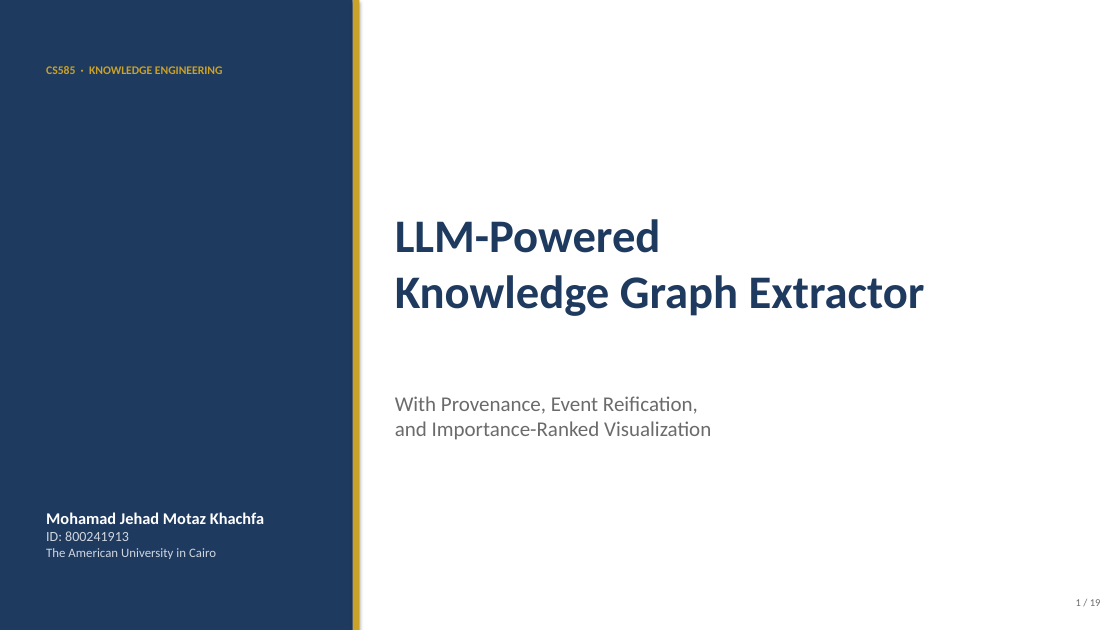
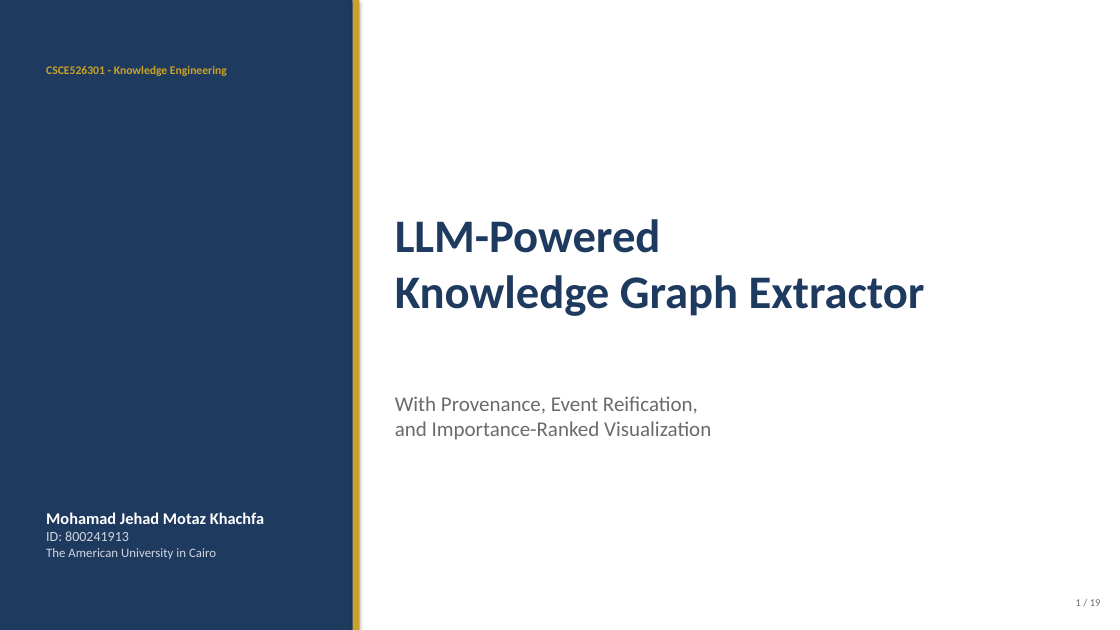
Before and after one commit to MohamadJehad/llm-knowledge-graph-extractor, a slide deck: slide 1 of paper/slides.pptx. Drawn at 1120x630 pixels with LibreOffice and Linux fonts; fonts in the diff are those of the drawing. Boxes give left, top, right and bottom in pixels: in the first picture for what was removed or moved away, otherwise in the second. Text is boxed around its words. In the diff, an @@ line names an element or a change of style, - is before the commit and + after.

```diff
--- a/paper/slides.pptx
+++ b/paper/slides.pptx
@@ text at <box>46,66,227,76</box>: text changed @@
-CS585 · KNOWLEDGE ENGINEERING
+CSCE526301 - Knowledge Engineering
```
Also in this commit, not shown: 17 other slides changed.
